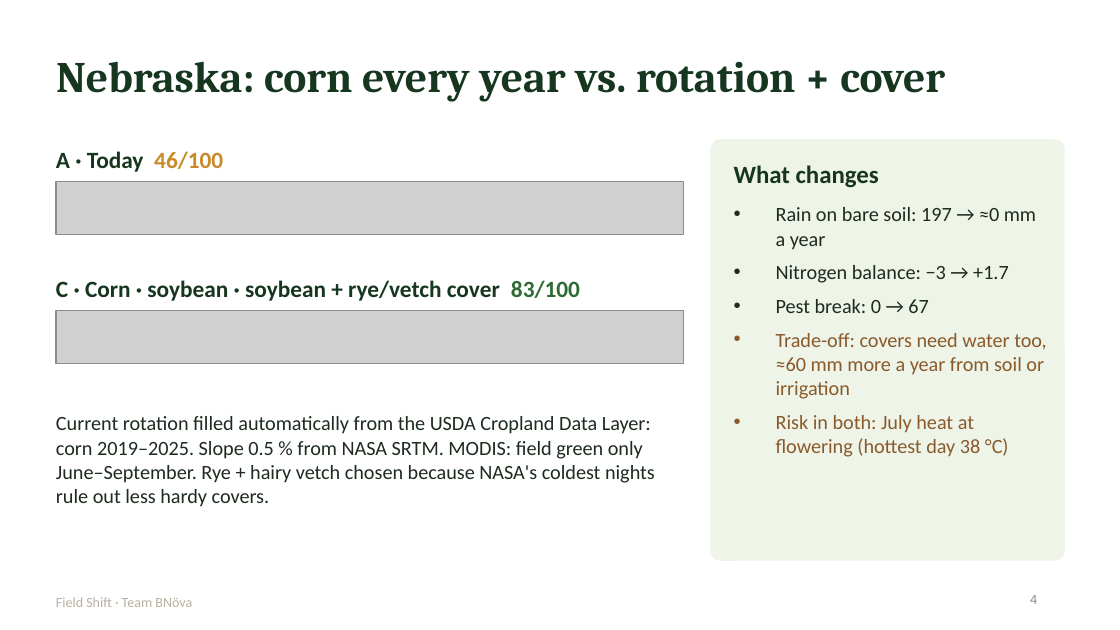
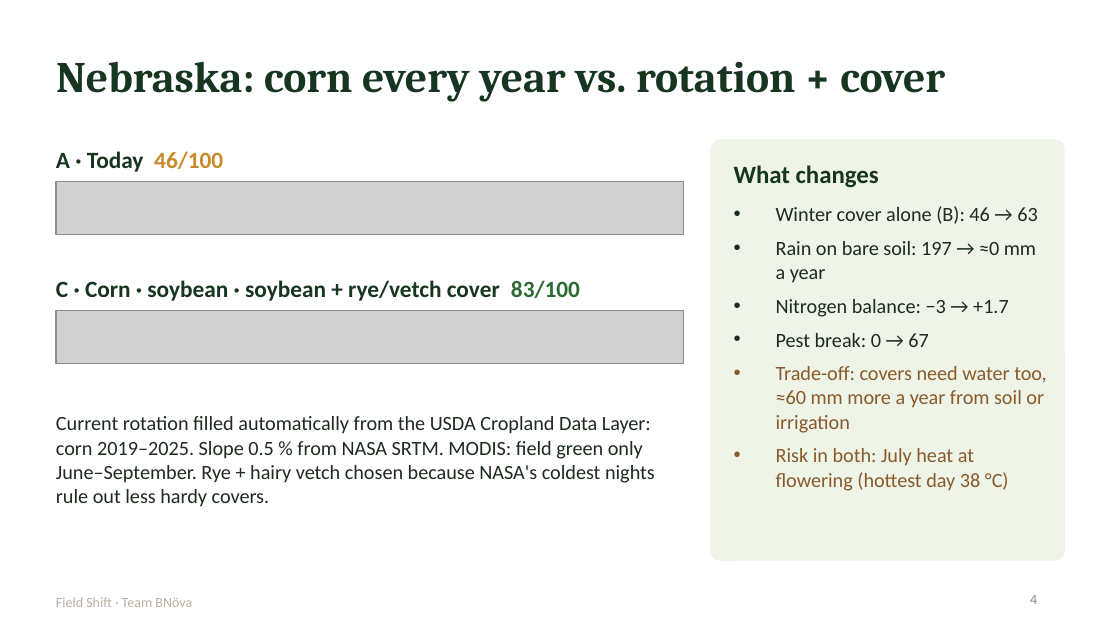
Before and after one commit to LordOmer/bnova-field-shift, a slide deck: slide 4 of presentation/FieldShift_BNova_Pitch.pptx. Drawn at 1120x630 pixels with LibreOffice and Linux fonts; fonts in the diff are those of the drawing; grey boxes stand for pictures. Boxes give left, top, right and bottom in pixels: in the first picture for what was removed or moved away, otherwise in the second. Text is boxed around its words. In the diff, an @@ line names an element or a change of style, - is before the commit and + after.

```diff
--- a/presentation/FieldShift_BNova_Pitch.pptx
+++ b/presentation/FieldShift_BNova_Pitch.pptx
@@ text at bbox=[776, 206, 1037, 224]: paragraph added @@
+• Winter cover alone (B): 46 → 63
```
Also in this commit, not shown: 1 other file.
